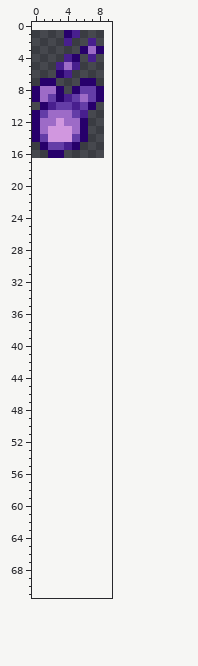
Sprite sheet: Items/AaMaterials/DarkEnergy.png. The picture above was drawn from the file before the commit.
The file is 18x32 pixels, drawn in blocks of 2x2; one block is one cell here. The old version is drawn lined up with the new one, on the new canvas.
The result:
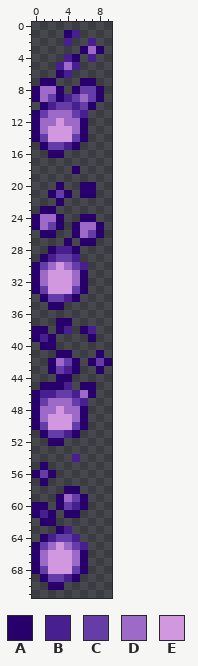
Palette (. is transparent): A #27006b  B #481f8e  C #643da7  D #9d6bc7  E #d197df
From old to new:
canvas 9x16 -> 10x72, the old top-left corner now at 0,1
y 18: x 5 . -> A
y 20: x 3 . -> A; x 6..7 .. -> AA
y 21: x 2..4 ... -> ACA; x 6..7 .. -> AA
y 22: x 3 . -> A
y 23: x 1..2 .. -> AA
y 24: x 0..3 .... -> ADDA; x 6..7 .. -> AA
y 25: x 0..3 .... -> ADCA; x 5..8 .... -> ADDA
y 26: x 1..2 .. -> AA; x 5..8 .... -> ADCA
y 27: x 4 . -> A; x 6..7 .. -> AA
y 28: x 2..5 .... -> ABBA
y 29: x 1..5 ..... -> ABCCB
y 30: x 0..6 ....... -> ACDEDCB
y 31..32: x 0..6 ....... -> ADEEEDA
y 33: x 0..6 ....... -> ACEEECA
y 34: x 1..5 ..... -> ACCBA
y 35: x 2..3 .. -> AA
y 37: x 3..4 .. -> AA
y 38: x 0..1 .. -> AA; x 3..4 .. -> AB; x 6..7 .. -> AB
y 39: x 0..2 ... -> ABA; x 7 . -> A
y 40: x 1..2 .. -> AA
y 41: x 3..4 .. -> AA; x 8 . -> A
y 42: x 2..5 .... -> ADCA; x 7..9 ... -> ACA
y 43: x 2..5 .... -> ACBA; x 8 . -> A
y 44: x 3..4 .. -> AA
y 45: x 1..4 .... -> AAAB; x 6..7 .. -> AA
y 46: x 0..7 ........ -> ABBCCBDA
y 47: x 0..6 ....... -> ACDDDCB
y 48: x 0..6 ....... -> ADDEDDA
y 49: x 0..6 ....... -> ADEEEDA
y 50: x 0..6 ....... -> ACEEECA
y 51: x 1..5 ..... -> ACCBA
y 52: x 2..3 .. -> AA
y 54: x 5 . -> B
y 55: x 1 . -> A
y 56: x 0..2 ... -> ACA
y 57: x 1 . -> A
y 58: x 4..5 .. -> AA
y 59: x 3..6 .... -> ADCA
y 60: x 0..1 .. -> AA; x 3..6 .... -> ACBA
y 61: x 0..2 ... -> ABA; x 4..5 .. -> AA
y 62: x 1..2 .. -> AA
y 63: x 3..4 .. -> AB
y 64: x 1..5 ..... -> ABCCB
y 65: x 0..6 ....... -> ACDEDCB
y 66..67: x 0..6 ....... -> ADEEEDA
y 68: x 0..6 ....... -> ACEEECA
y 69: x 1..5 ..... -> ACCBA
y 70: x 2..3 .. -> AA
Pixel boxes of the changes (left, top, right, bottom) in both pictures:
added: (32, 166, 112, 590)
